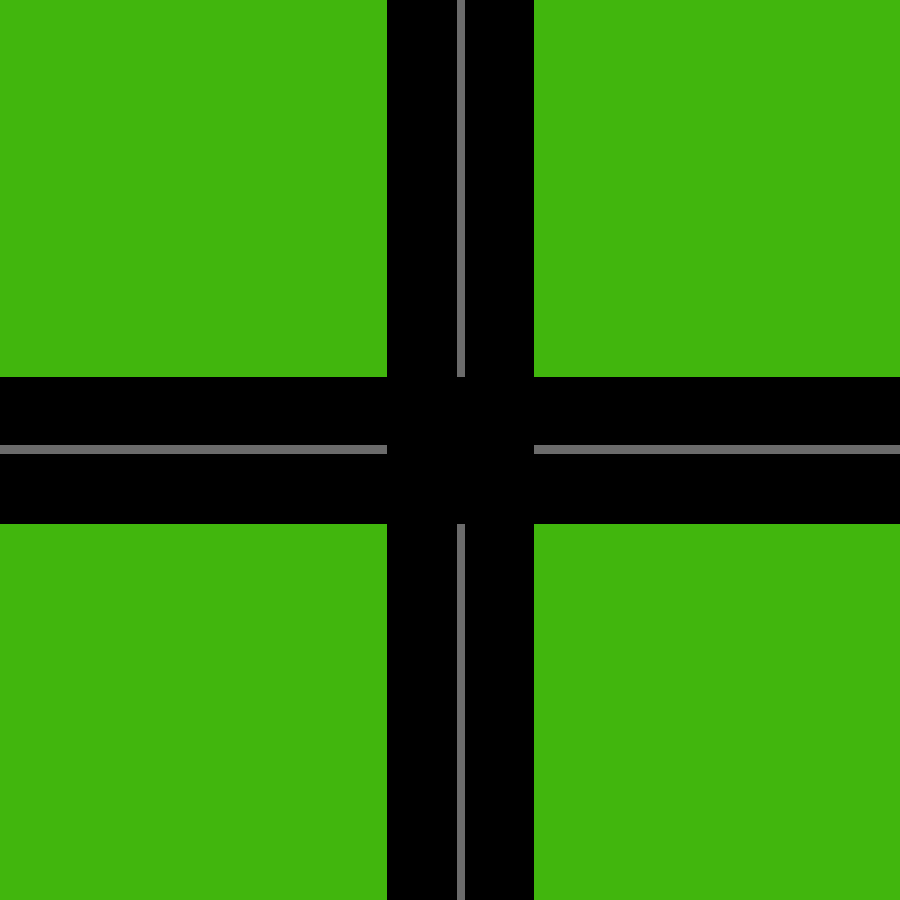
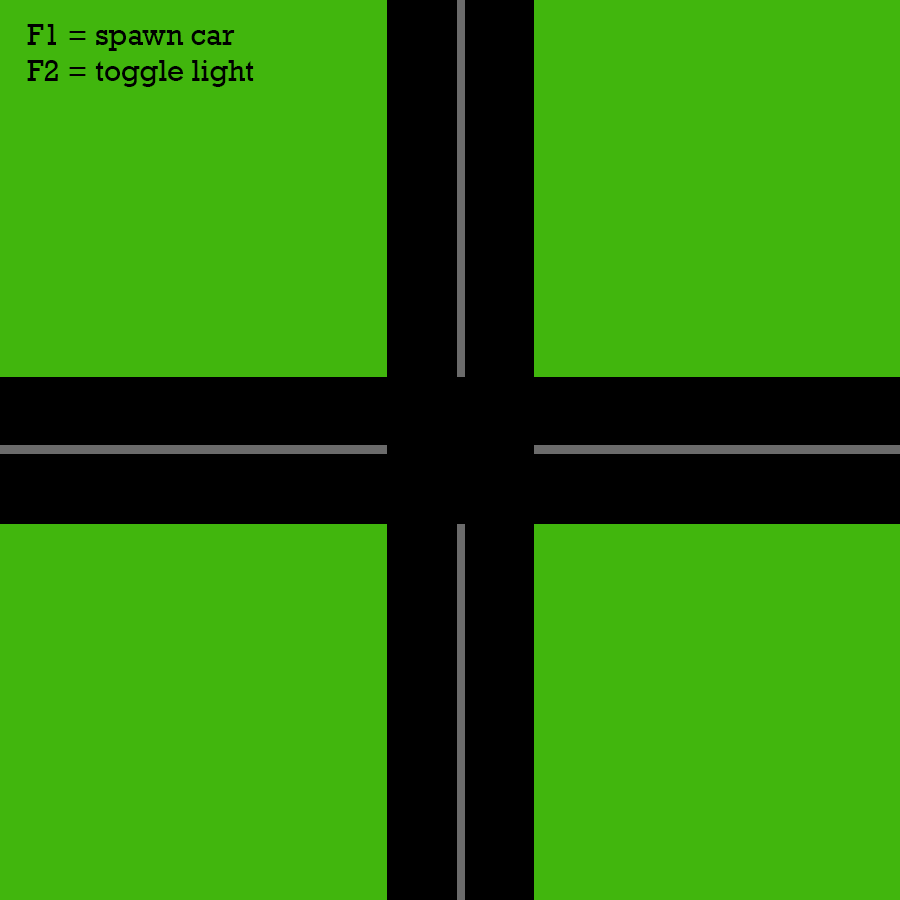
Layer changes from the first 900 × 900 image to the second:
added layer "F1 = spawn car F2 = toggle light" above "Laag 5" over 27, 24, 254, 87
